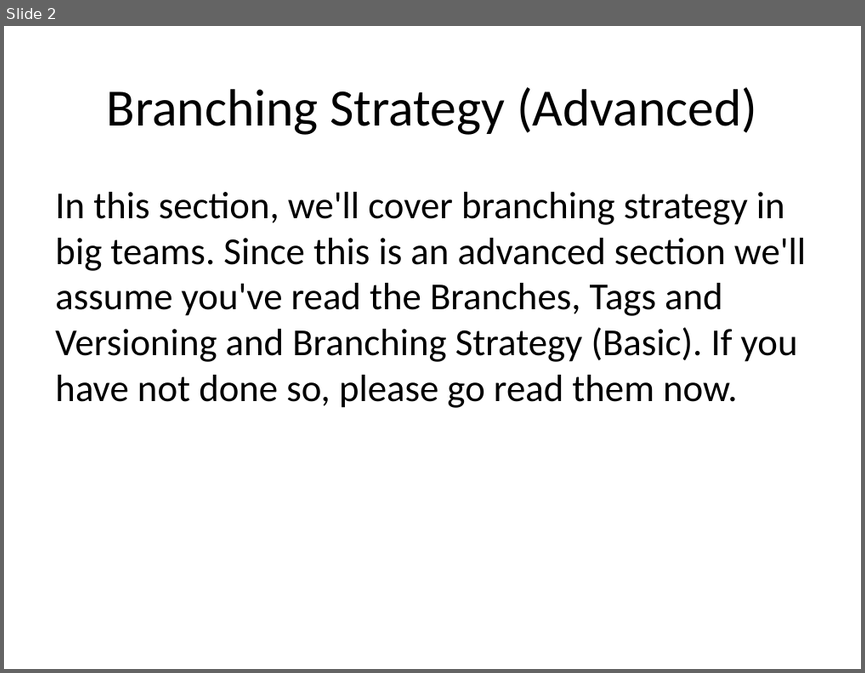
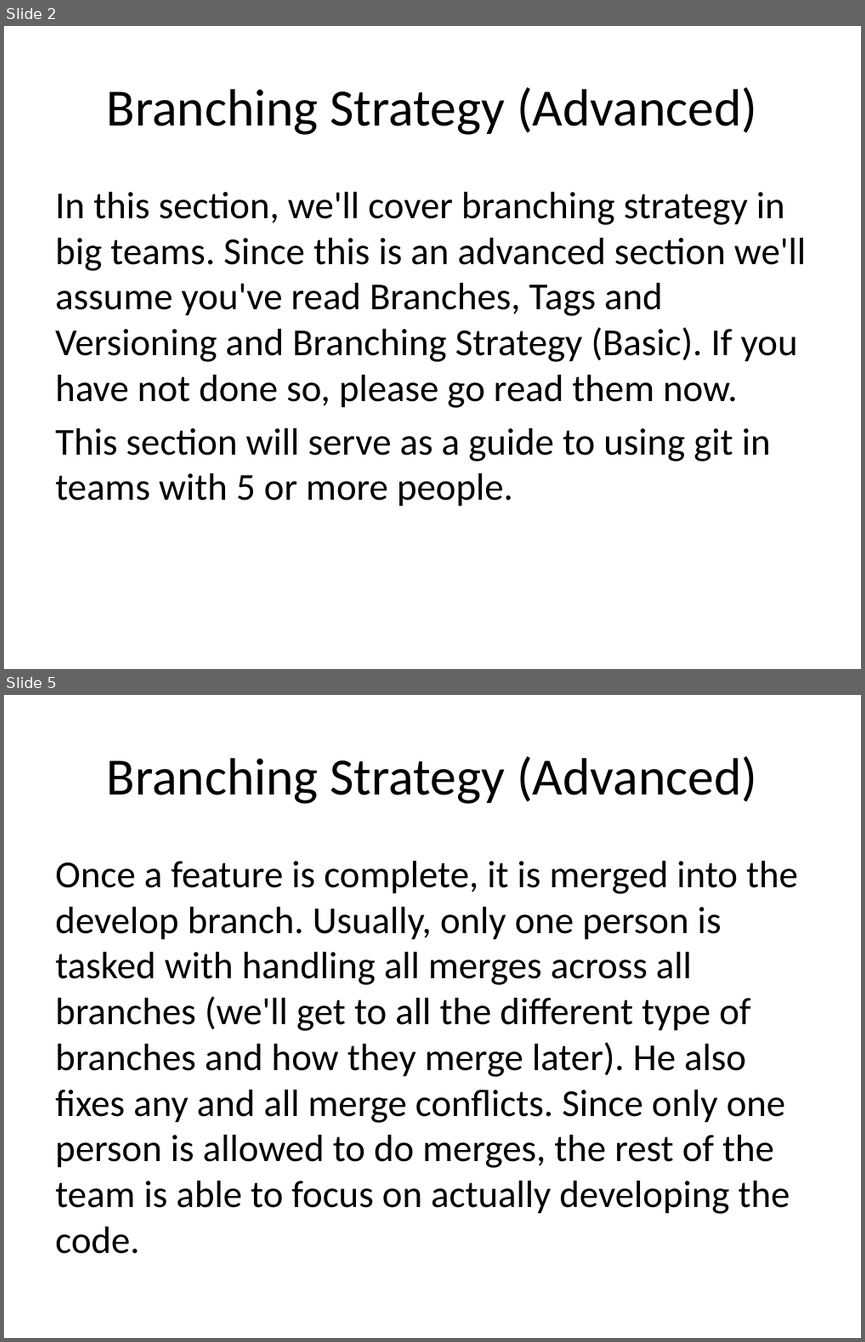
Before and after one commit to JaceTan/programming-notes, a slide deck: Branching Strategy (Advanced).pptx. Shown one above the other, each under a label of ours: slide 2 before the commit, slides 2 and 5 after it; the slides between them are not shown. The pictures are 865x673 and 865x1342 pixels, drawn with LibreOffice and Linux fonts; fonts in the diff are those of the drawing. Boxes give left, top, right and bottom in pixels: in the first picture for what was removed or moved away, otherwise in the second. Text is boxed around its words. In the diff, an @@ line names an element or a change of style, - is before the commit and + after.

Commit message:
finished branching strategy (advanced)

```diff
--- a/Branching Strategy (Advanced).pptx
+++ b/Branching Strategy (Advanced).pptx
@@ slide 5 added at <box>4,695,861,1338</box>, background #FFFFFF @@
@@ title added at <box>107,756,757,804</box>, 44 pt, text #000000 @@
+Branching Strategy (Advanced)
@@ text added at <box>55,861,798,1253</box>, 32 pt, text #000000 @@
+Once a feature is complete, it is merged into the develop branch. Usually, only one person is tasked with handling all merges across all branches (we'll get to all the different type of branches and how they merge later). He also fixes any and all merge conflicts. Since only one person is allowed to do merges, the rest of the team is able to focus on actually developing the code.
@@ slide 2 changed as well @@
@@ text at <box>55,192,806,506</box>: text changed @@
-In this section, we'll cover branching strategy in big teams. Since this is an advanced section we'll assume you've read the Branches, Tags and Versioning and Branching Strategy (Basic). If you have not done so, please go read them now.
+In this section, we'll cover branching strategy in big teams. Since this is an advanced section we'll assume you've read Branches, Tags and Versioning and Branching Strategy (Basic). If you have not done so, please go read them now.
+This section will serve as a guide to using git in teams with 5 or more people.
```
Also in this commit, not shown: 1 other slide changed, 5 other slides added, 4 slides removed.
